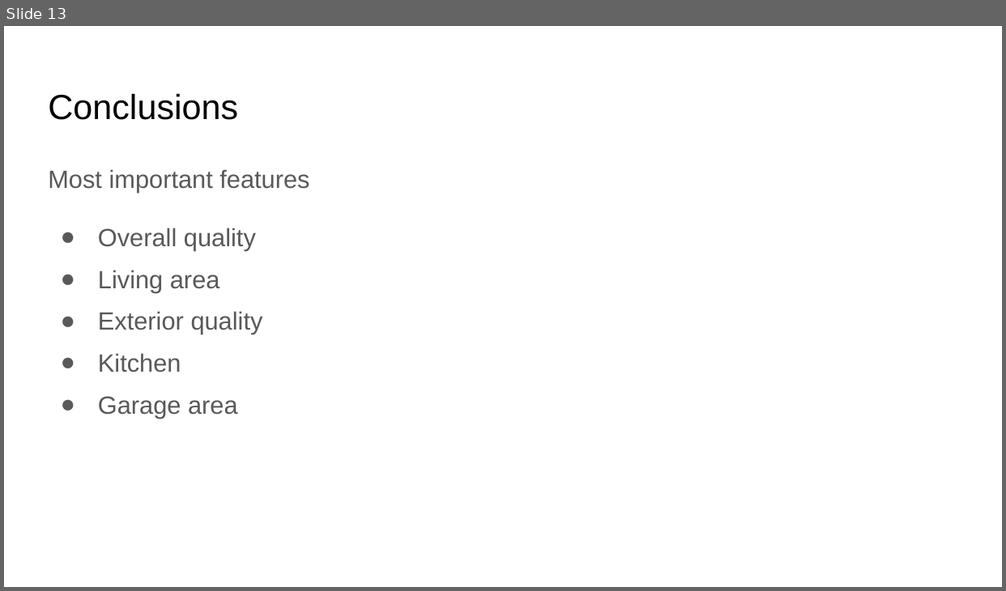
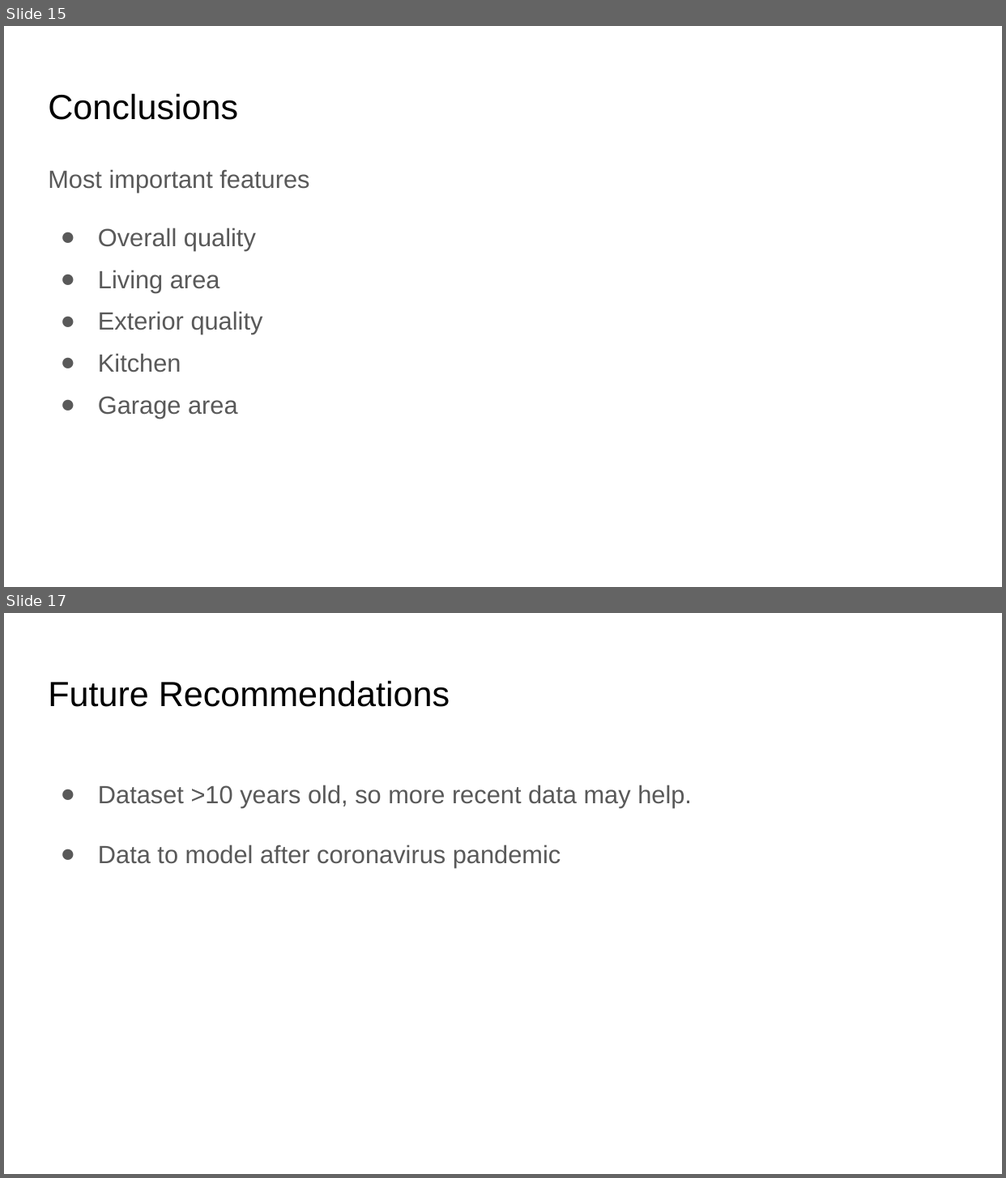
Before and after one commit to smaxwell953/Springboard_DSC_Career_Track, a slide deck: Capstone 2/Capstone Presentation.pptx. Shown one above the other, each under a label of ours: slide 13 before the commit, slides 15 and 17 after it; the slides between them are not shown. The pictures are 1006x591 and 1006x1178 pixels, drawn with LibreOffice and Linux fonts; fonts in the diff are those of the drawing. Boxes give left, top, right and bottom in pixels: in the first picture for what was removed or moved away, otherwise in the second. Text is boxed around its words. In the diff, an @@ line names an element or a change of style, - is before the commit and + after.

```diff
--- a/Capstone 2/Capstone Presentation.pptx
+++ b/Capstone 2/Capstone Presentation.pptx
@@ slide 17 added at [4, 613, 1002, 1174], background #FFFFFF @@
@@ title added at [48, 680, 450, 707], 25.2 pt, text #000000 @@
+Future Recommendations
@@ text added at [98, 785, 692, 867], 18 pt, text #595959 @@
+● Dataset >10 years old, so more recent data may help.
+● Data to model after coronavirus pandemic
@@ what was slide 13 is now slide 15 @@
```
Also in this commit, not shown: 6 slides changed, 2 other slides added, 1 other file.
